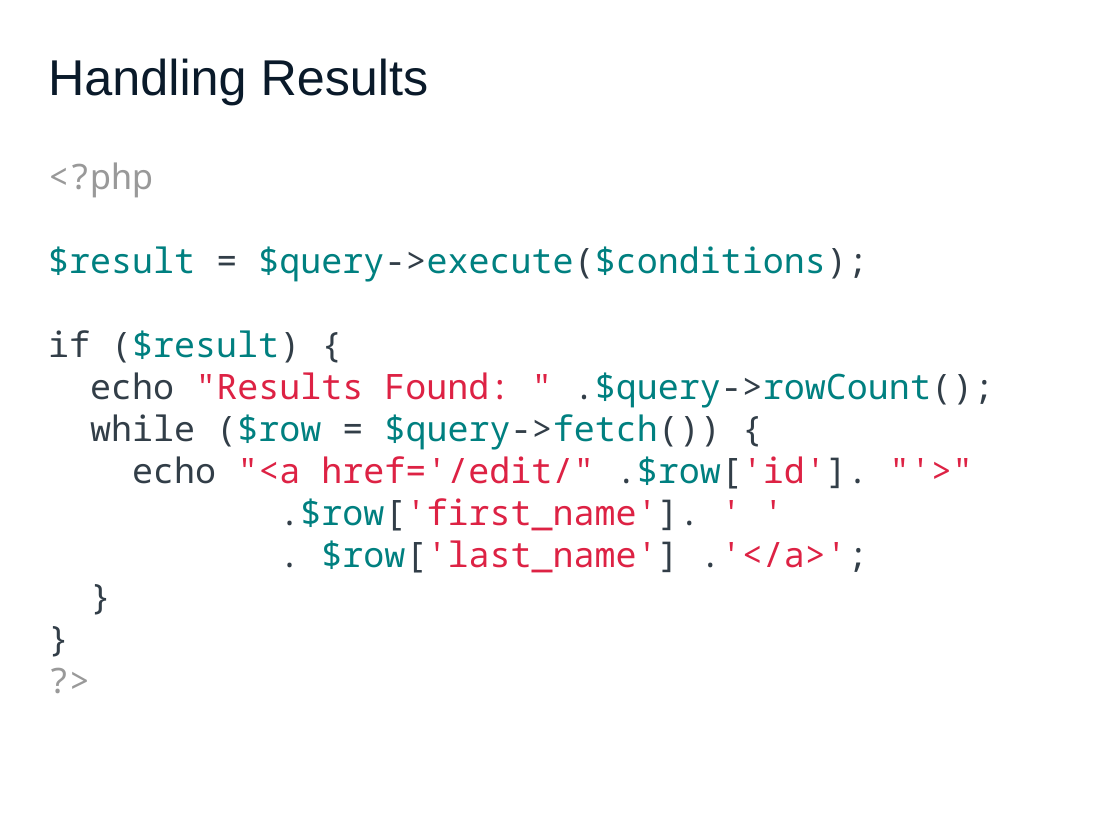
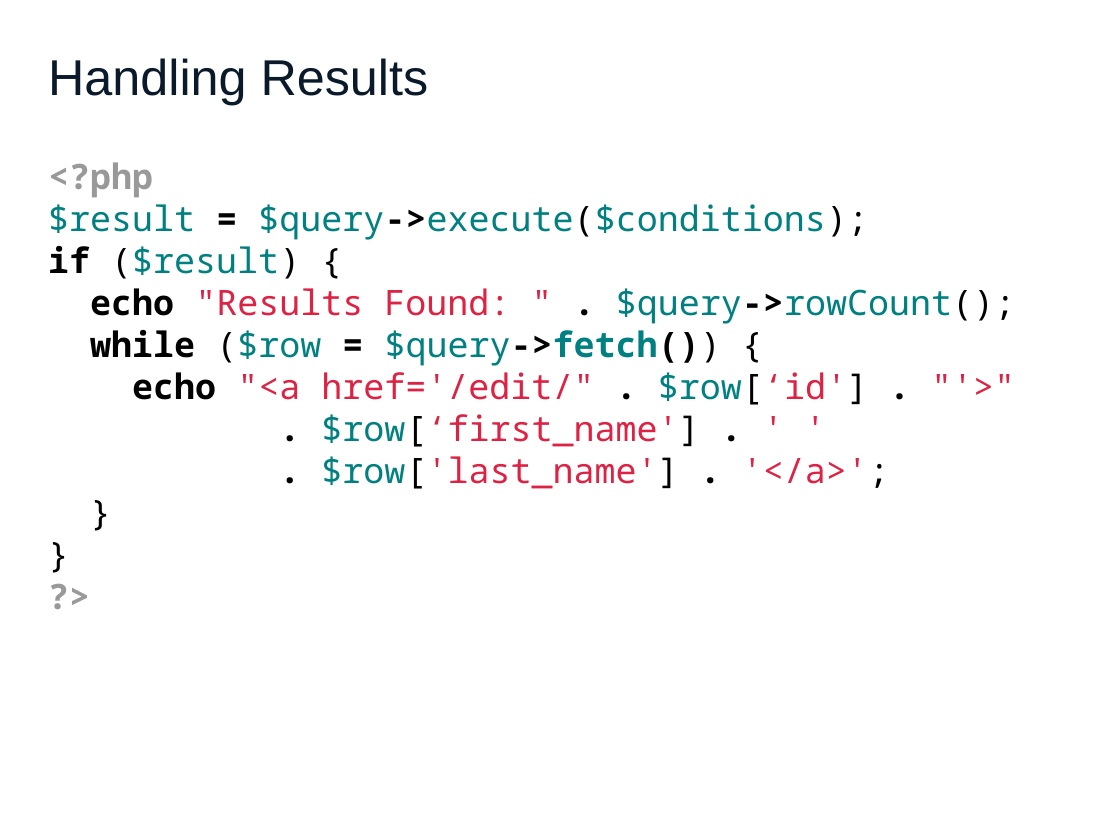
Before and after one commit to PHPEmbark/curriculum, a slide deck: slide 60 of course/3 - Data and SQL/Data and SQL.pptx (slide 88 before the commit). Drawn at 1120x840 pixels with LibreOffice and Linux fonts; fonts in the diff are those of the drawing. Boxes give left, top, right and bottom in pixels: in the first picture for what was removed or moved away, otherwise in the second. Text is boxed around its words. In the diff, an @@ line names an element or a change of style, - is before the commit and + after.

```diff
--- a/course/3 - Data and SQL/Data and SQL.pptx
+++ b/course/3 - Data and SQL/Data and SQL.pptx
@@ text at (x1=48, y1=162, x2=868, y2=366): bold on in "<?php", "= $query->execute($conditions);", "while = $query->fetch())", "?>"; text colour #323E48 to #000000 in "= $query->execute($conditions);", "while ($row = $query->fetch()) {", "}", "}" @@
@@ text at (x1=48, y1=246, x2=1015, y2=324): spaces changed @@
-if ($result) {
-echo "Results Found: " .$query->rowCount();
+if ($result) {
+echo "Results Found: " . $query->rowCount();
@@ text at (x1=132, y1=372, x2=889, y2=489): text changed @@
-echo "<a href='/edit/" .$row['id']. "'>"
-.$row['first_name']. ' '
-. $row['last_name'] .'</a>';
+echo "<a href='/edit/" . $row[‘id'] . "'>"
+. $row[‘first_name'] . ' '
+. $row['last_name'] . '</a>';
```
Also in this commit, not shown: 55 other slides changed, 3 slides added, 31 slides removed, 2 other files.
